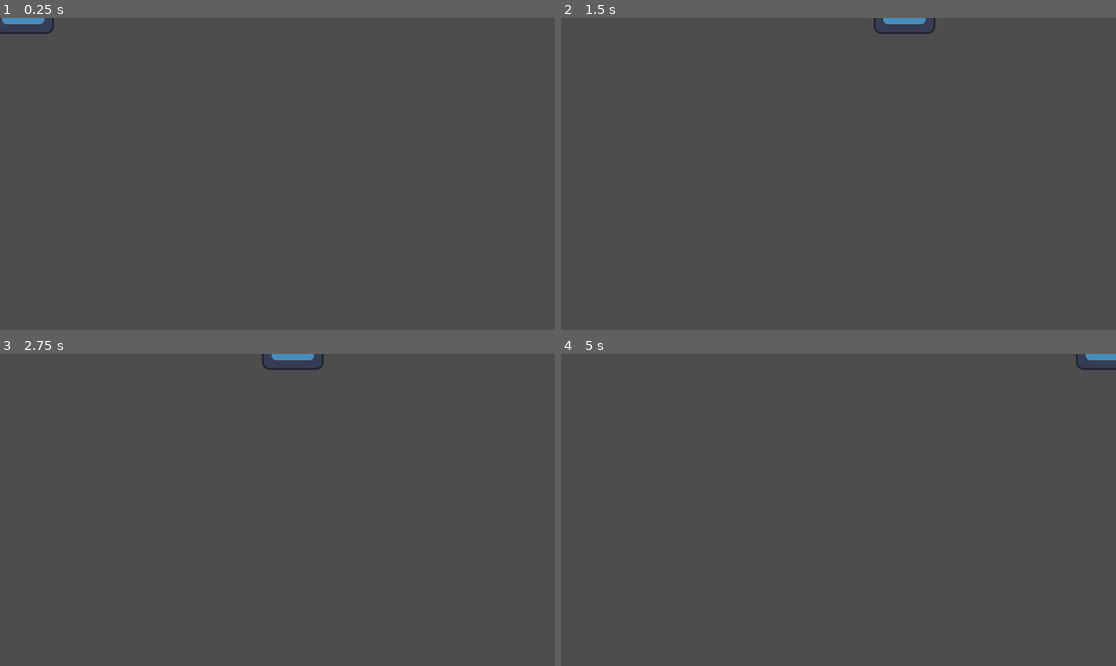
Above: before the commit, frames 1-4 (two rows, left to right).
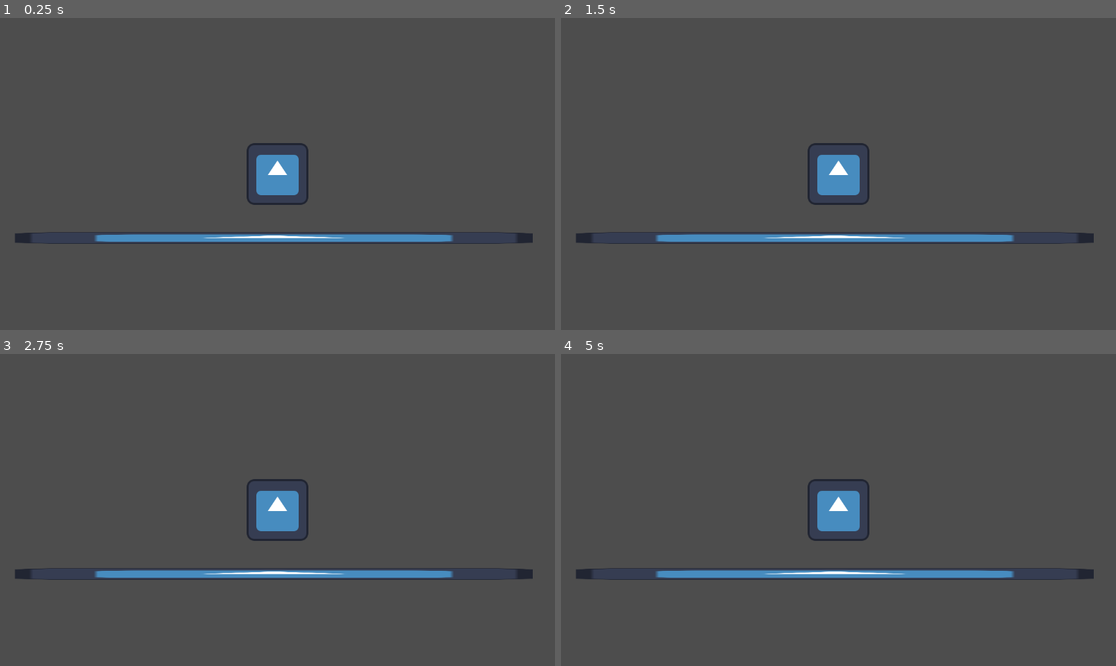
Above: after the commit, the same moments.

Repository: Artstim4/f-j-f
Game: Godot game, scene res://node_2d.tscn
Two runs of this game, one before a commit and one after it. Both use one fixed random seed, a clock stepped at 60 frames per second and the inputs below. The engine's default icon, where the game draws it, is replaced by a stand-in: a white triangle on a blue panel in a dark square.
Inputs:
- Up to frame 1 (0.25 s): no input
- Up to frame 2 (1.5 s): tap Enter (ui_accept) at 0.5, 0.77 s; hold Right (ui_right) from 0.53 s (still down)
- Up to frame 3 (2.75 s): tap Enter (ui_accept) at 1.52 s; release Right (ui_right) at 2.03 s; hold Left (ui_left) from 2.03 s (still down)
- Up to frame 4 (5 s): release Left (ui_left) at 2.78 s; hold Right (ui_right) 2.78-4.28 s; tap Enter (ui_accept) at 3.02, 3.77, 4.25, 4.52 s; hold Left (ui_left) from 4.28 s (still down)

The runs differ from the first frame. In frame 1, 3.6% of the frame differs, in the area x 0-96%, y 0-73%; in frame 2, 3.7%; in frame 3, 3.7%, in the area x 2-96%, y 0-73%; in frame 4, 3.6%.

Commit message:
movement_amd_camera

Diff:
--- a/CharacterBody2D.gd
+++ b/CharacterBody2D.gd
@@ -3,7 +3,7 @@
 @export var speed = 400
 
 func get_input():
-	var input_direction = Input.get_vector("ui_left", "ui_right", "ui_up", "ui_down")
+	var input_direction = Input.get_vector("left", "right", "up", "down")
 	velocity = input_direction * speed
 
 func _physics_process(delta):
@@ -17,9 +17,8 @@
 	if Input.is_action_just_pressed("ui_accept") and is_on_floor():
 		velocity.y = JUMP_VELOCITY
 
-	# Get the input direction and handle the movement/deceleration.
-	# As good practice, you should replace UI actions with custom gameplay actions.
-	var direction = Input.get_axis("ui_left", "ui_right")
+	var direction = Input.get_axis("left", "right")
+
 	if direction:
 		velocity.x = direction * SPEED
 	else:
--- a/node_2d.tscn
+++ b/node_2d.tscn
@@ -3,23 +3,39 @@
 [ext_resource type="Script" path="res://CharacterBody2D.gd" id="1_jepo2"]
 [ext_resource type="Texture2D" uid="uid://t26yj40j6oxk" path="res://icon.svg" id="2_fb3le"]
 
-[sub_resource type="CircleShape2D" id="CircleShape2D_3bvp3"]
+[sub_resource type="RectangleShape2D" id="RectangleShape2D_duiln"]
+custom_solver_bias = 0.327
+size = Vector2(130, 130)
 
 [sub_resource type="RectangleShape2D" id="RectangleShape2D_1bb61"]
 size = Vector2(1078, 20)
 
 [node name="Node2D" type="Node2D"]
 
-[node name="CharacterBody2D" type="CharacterBody2D" parent="."]
+[node name="Player" type="CharacterBody2D" parent="."]
 position = Vector2(48, -31)
 script = ExtResource("1_jepo2")
 
-[node name="Sprite2D" type="Sprite2D" parent="CharacterBody2D"]
+[node name="Camera2D" type="Camera2D" parent="Player"]
+position_smoothing_enabled = true
+rotation_smoothing_enabled = true
+drag_horizontal_enabled = true
+drag_vertical_enabled = true
+
+[node name="Sprite2D" type="Sprite2D" parent="Player"]
 texture = ExtResource("2_fb3le")
 
-[node name="CollisionShape2D" type="CollisionShape2D" parent="CharacterBody2D"]
-shape = SubResource("CircleShape2D_3bvp3")
+[node name="CollisionShape2D" type="CollisionShape2D" parent="Player"]
+position = Vector2(0, 0.5)
+shape = SubResource("RectangleShape2D_duiln")
 
-[node name="CollisionShape2D" type="CollisionShape2D" parent="."]
+[node name="Препятсвие" type="StaticBody2D" parent="."]
 position = Vector2(38, 101)
+
+[node name="CollisionShape2D" type="CollisionShape2D" parent="Препятсвие"]
 shape = SubResource("RectangleShape2D_1bb61")
+
+[node name="Sprite2D" type="Sprite2D" parent="Препятсвие/CollisionShape2D"]
+position = Vector2(2.5, 0.999998)
+scale = Vector2(8.39844, 0.1875)
+texture = ExtResource("2_fb3le")
--- a/project.godot
+++ b/project.godot
@@ -14,3 +14,26 @@
 run/main_scene="res://node_2d.tscn"
 config/features=PackedStringArray("4.2", "Forward Plus")
 config/icon="res://icon.svg"
+
+[input]
+
+right={
+"deadzone": 0.5,
+"events": [Object(InputEventKey,"resource_local_to_scene":false,"resource_name":"","device":-1,"window_id":0,"alt_pressed":false,"shift_pressed":false,"ctrl_pressed":false,"meta_pressed":false,"pressed":false,"keycode":0,"physical_keycode":68,"key_label":0,"unicode":100,"echo":false,"script":null)
+]
+}
+left={
+"deadzone": 0.5,
+"events": [Object(InputEventKey,"resource_local_to_scene":false,"resource_name":"","device":-1,"window_id":0,"alt_pressed":false,"shift_pressed":false,"ctrl_pressed":false,"meta_pressed":false,"pressed":false,"keycode":0,"physical_keycode":65,"key_label":0,"unicode":97,"echo":false,"script":null)
+]
+}
+up={
+"deadzone": 0.5,
+"events": [Object(InputEventKey,"resource_local_to_scene":false,"resource_name":"","device":-1,"window_id":0,"alt_pressed":false,"shift_pressed":false,"ctrl_pressed":false,"meta_pressed":false,"pressed":false,"keycode":0,"physical_keycode":87,"key_label":0,"unicode":119,"echo":false,"script":null)
+]
+}
+down={
+"deadzone": 0.5,
+"events": [Object(InputEventKey,"resource_local_to_scene":false,"resource_name":"","device":-1,"window_id":0,"alt_pressed":false,"shift_pressed":false,"ctrl_pressed":false,"meta_pressed":false,"pressed":false,"keycode":0,"physical_keycode":83,"key_label":0,"unicode":115,"echo":false,"script":null)
+]
+}
